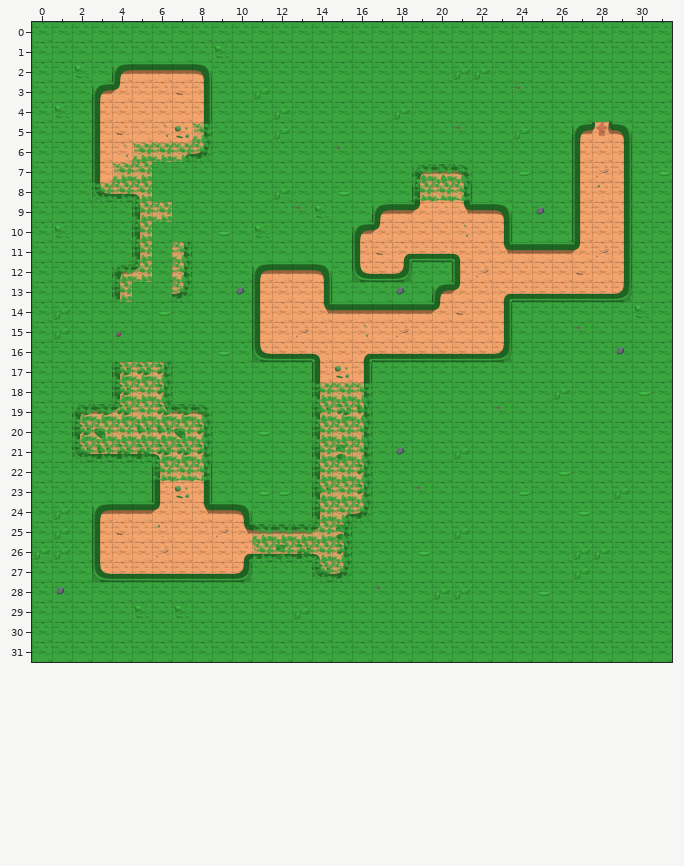
Tiled map, stored at android/assets/level2.tmx. That is the earlier state.
Cells are 64x64 px. Shown: x 0..31, y 0..31.
After the commit:
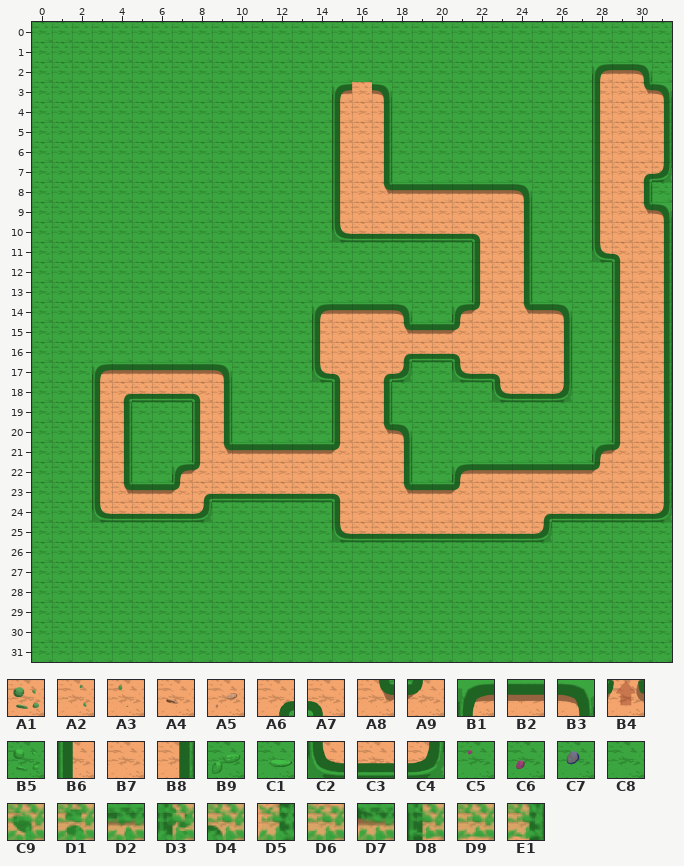
Key: from "tileset": A1 0, A2 1, A3 2, A4 16, A5 18, A6 25, A7 26, A8 41, A9 42, B1 88, B2 89, B3 90, B4 93, B5 96, B6 104, B7 105, B8 106, B9 114, C1 115, C2 120, C3 121, C4 122, C5 129, C6 130, C7 144, C8 169, C9 193, D1 194, D2 195, D3 196, D4 210, D5 214, D6 215, D7 230, D8 246, D9 247, E1 248.
__ is an empty cell.
Tiles replaced or removed in this view: A1, A2, A3, A4, A5, A6, A7, A8, A9, B1, B2, B3, B4, B5, B6, B7, B8, B9, C1, C2, C3, C4, C5, C6, C7, C8, C9, D1, D2, D3, D4, D5, D6, D7, D8, D9, E1.
See-through tiles are keyed as they look on the map.
The exact change:
Changed rows in their new state; .. is an unchanged cell.
Layer "Tile Layer 1":
first column x 2:
 2 .. .. __ __ __ __ __ .. .. .. .. .. .. .. .. .. .. .. .. .. .. .. .. .. .. .. B1 B2 B3 ..
 3 .. __ __ __ __ __ __ .. .. .. .. .. .. B1 B7 B3 .. .. .. .. .. .. .. .. .. .. B6 B7 A8 B3
 4 .. __ __ __ __ __ __ .. .. .. .. .. .. B6 B7 B8 .. .. .. .. .. .. .. .. .. .. B6 B7 B7 B8
 5 .. __ __ __ __ __ __ .. .. .. .. .. .. B6 B7 B8 .. .. .. .. .. .. .. .. .. __ B6 B7 B7 B8
 6 .. __ __ __ __ __ __ .. .. .. .. .. .. B6 B7 B8 .. .. .. .. .. .. .. .. .. __ B6 B7 B7 B8
 7 .. __ __ __ .. .. .. .. .. .. .. .. .. B6 B7 B8 .. __ __ __ .. .. .. .. .. __ B6 B7 A6 C4
 8 .. __ __ __ .. .. .. .. .. .. .. .. .. B6 B7 A8 B2 B2 B2 B2 B2 B2 B3 .. .. __ B6 B7 B8 ..
 9 .. .. .. __ __ .. .. .. .. .. .. .. .. B6 B7 B7 B7 B7 .. B7 B7 B7 B8 .. .. __ B6 B7 A8 B3
10 .. .. .. __ .. .. .. .. .. .. .. .. .. C2 C3 C3 C3 C3 C3 C3 A7 B7 B8 .. .. __ B6 B7 B7 B8
11 .. .. .. __ .. __ .. .. .. .. .. .. .. .. __ __ __ __ __ __ B6 B7 B8 __ __ __ C2 A7 B7 B8
12 .. .. __ __ .. __ .. .. .. __ __ __ __ .. __ __ __ .. .. __ B6 .. B8 __ __ __ __ B6 B7 B8
13 .. .. __ .. .. __ .. .. .. __ __ __ __ .. .. .. .. .. __ __ B6 B7 B8 __ __ __ __ B6 B7 B8
14 .. .. .. .. .. .. .. .. .. __ __ __ B1 .. .. .. B3 __ __ B1 A9 B7 A8 B2 B3 .. .. B6 B7 B8
15 .. .. .. .. .. .. .. .. .. __ __ __ B6 .. B7 .. A8 B2 B2 A9 .. B7 B7 B7 B8 .. .. B6 B7 B8
16 .. .. .. .. .. .. .. .. .. __ __ __ B6 .. B7 B7 A6 .. .. A7 B7 B7 B7 B7 B8 .. .. B6 B7 B8
17 .. B1 B2 B2 B2 B2 B2 B3 .. .. .. .. C2 A7 B7 A6 C4 .. .. C2 C3 A7 B7 B7 B8 .. .. B6 B7 B8
18 .. B6 A6 C3 C3 C3 A7 B8 .. .. .. .. __ B6 B7 B8 .. .. .. .. .. C2 C3 C3 C4 .. .. B6 B7 B8
19 __ B6 B8 __ __ __ B6 B8 .. .. .. .. __ B6 B7 B8 .. .. .. .. .. .. .. .. .. .. .. B6 B7 B8
20 __ B6 B8 __ __ __ B6 B8 .. .. .. .. __ B6 B7 A8 B3 .. .. .. .. .. .. .. .. .. .. B6 B7 B8
21 __ B6 B8 __ __ __ B6 A8 B2 B2 B2 B2 B2 A9 B7 B7 B8 .. .. .. .. .. .. .. .. .. B1 A9 B7 B8
22 .. B6 B8 .. __ B1 A9 B7 B7 B7 B7 B7 B7 .. B7 B7 B8 .. .. B1 B2 B2 B2 B2 B2 B2 A9 B7 B7 B8
23 .. B6 A8 B2 B2 A9 A6 C3 C3 C3 C3 C3 C3 A7 B7 B7 A8 B2 B2 A9 B7 B7 B7 B7 B7 B7 B7 B7 B7 B8
24 .. C2 C3 C3 C3 C3 C4 __ __ .. .. .. __ B6 B7 B7 B7 B7 B7 B7 B7 B7 B7 A6 C3 C3 C3 C3 C3 C4
25 .. __ __ __ __ __ __ __ __ __ __ __ __ C2 C3 C3 C3 C3 C3 C3 C3 C3 C3 C4 .. .. .. .. .. ..
26 .. __ __ __ __ __ __ __ __ __ __ __ __ __ .. .. .. .. .. .. .. .. .. .. .. .. .. .. .. ..
27 .. __ __ __ __ __ __ __ __ .. .. .. __ __ .. .. .. .. .. .. .. .. .. .. .. .. .. .. .. ..
Layer "Tile Layer 2":
first column x 0:
 1 .. .. .. .. .. .. .. .. .. C8 .. .. .. .. .. .. .. .. .. .. .. .. .. .. .. .. .. .. .. .. .. ..
 2 .. .. C8 .. C8 C8 C8 C8 C8 .. .. .. .. .. .. .. .. .. .. .. .. C8 C8 .. .. .. .. .. __ __ __ ..
 3 .. .. .. C8 C8 C8 C8 C8 C8 .. .. C8 .. .. .. __ __ __ .. .. .. .. .. .. C8 .. .. .. __ __ __ __
 4 .. C8 .. C8 C8 C8 C8 C8 C8 .. .. .. C8 .. .. __ __ __ C8 .. .. .. .. .. .. .. .. .. __ __ __ __
 5 .. .. .. C8 C8 C8 C8 C8 C8 .. .. .. C8 .. .. __ __ __ .. .. .. C8 .. .. C8 .. .. C8 .. .. __ __
 6 .. .. .. C8 C8 C8 C8 C8 C8 .. .. .. .. .. .. __ __ __ .. .. .. .. .. .. .. .. .. C8 .. .. __ __
 7 .. .. .. C8 C8 C8 .. .. .. .. .. .. .. .. .. __ __ __ .. C8 C8 C8 .. .. C8 .. .. C8 .. .. __ __
 8 .. .. .. C8 C8 C8 .. .. .. .. .. .. C8 .. .. __ __ __ __ __ __ __ __ __ __ .. .. C8 .. .. __ ..
 9 .. .. .. .. .. C8 C8 .. .. .. .. .. .. C8 C8 __ __ .. .. .. .. .. .. .. __ C8 .. C8 .. .. __ __
10 .. C8 .. .. .. C8 .. .. .. C8 .. C8 .. .. .. __ .. .. .. .. .. .. .. .. __ .. .. C8 .. .. __ __
11 .. .. .. .. .. C8 .. C8 .. .. .. .. .. .. .. .. C8 C8 C8 C8 C8 C8 .. .. .. C8 C8 C8 .. .. __ __
12 .. .. .. .. C8 C8 .. C8 .. .. .. C8 C8 C8 C8 .. C8 C8 C8 .. .. C8 .. .. .. C8 C8 C8 C8 .. __ __
13 .. .. .. .. C8 .. .. C8 .. .. C8 C8 C8 C8 C8 .. .. .. C8 .. C8 C8 .. .. .. C8 C8 C8 C8 .. __ __
14 .. C8 .. .. .. .. C8 .. .. .. .. C8 C8 C8 .. .. .. .. .. C8 C8 .. .. .. __ __ __ .. .. __ __ __
15 .. C8 .. .. C8 .. .. .. .. .. .. C8 C8 C8 .. .. .. .. .. .. .. .. .. .. __ __ __ C8 .. __ __ __
16 .. .. .. .. .. .. .. .. .. C8 .. C8 C8 C8 .. .. .. .. .. .. .. .. .. .. __ __ __ .. .. __ __ __
17 .. .. .. __ __ __ __ __ __ __ .. .. .. .. .. .. .. __ __ .. .. __ __ __ __ __ __ .. .. __ __ __
18 .. .. .. __ __ __ __ __ __ __ .. .. .. .. C8 __ __ __ .. .. .. .. .. __ __ __ __ .. .. __ __ __
19 .. .. C8 __ __ C8 C8 C8 __ __ .. .. .. .. C8 __ __ __ .. .. .. .. .. C8 .. .. .. .. .. __ __ __
20 .. .. C8 __ __ C8 C8 C8 __ __ .. C8 .. .. C8 __ __ __ __ .. .. .. .. .. .. .. .. .. .. __ __ __
21 .. .. C8 __ __ C8 C8 C8 __ __ __ __ __ __ __ __ __ __ __ .. .. C8 .. .. .. .. .. .. __ __ __ __
22 .. .. .. __ __ .. C8 __ __ __ __ __ __ __ __ __ __ __ __ .. .. __ __ __ __ __ __ __ __ __ __ __
23 .. .. .. __ __ __ .. .. .. __ __ __ __ __ __ __ __ __ __ __ __ __ __ __ __ __ __ __ __ __ __ __
24 .. C8 .. .. .. .. .. .. .. C8 C8 .. .. .. C8 __ __ __ __ __ __ __ __ __ __ __ __ __ __ __ __ __
25 .. C8 .. C8 C8 C8 C8 C8 C8 C8 C8 C8 C8 C8 C8 __ __ __ __ __ __ __ __ __ __ __ .. .. .. .. .. ..
26 C8 C8 .. C8 C8 C8 C8 C8 C8 C8 C8 C8 C8 C8 C8 C8 .. .. .. C8 .. .. .. .. .. .. .. C8 C8 .. .. ..
27 .. .. .. C8 C8 C8 C8 C8 C8 C8 C8 .. .. .. C8 C8 .. .. .. .. .. .. .. .. .. .. .. C8 .. .. .. ..
28 .. C8 .. .. .. .. .. .. .. .. .. .. .. .. .. .. .. C8 .. .. C8 C8 .. .. .. C8 .. .. .. .. .. ..
29 .. .. .. .. .. C8 .. C8 .. .. .. .. .. C8 .. .. .. .. .. .. .. .. .. .. .. .. .. .. .. .. .. ..
